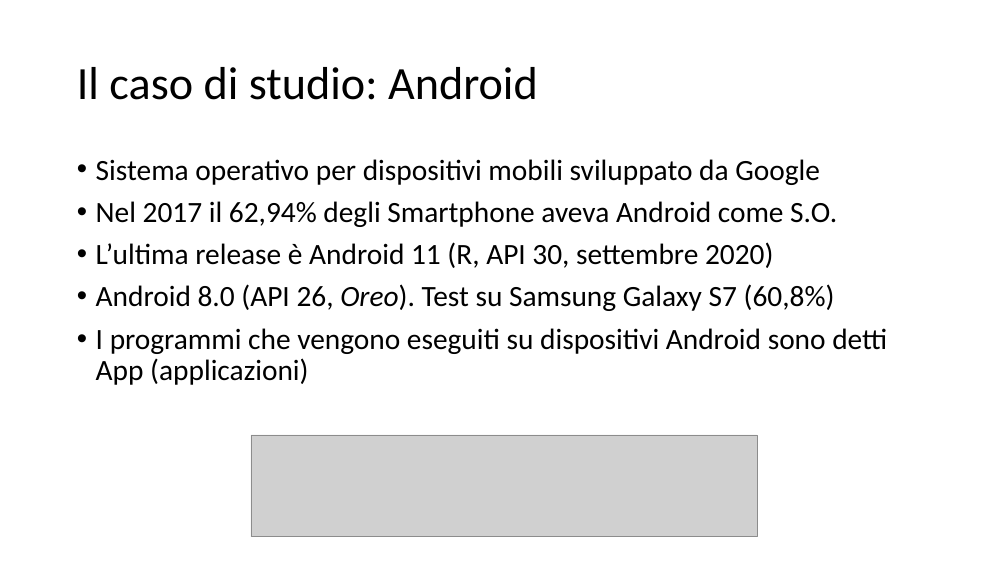
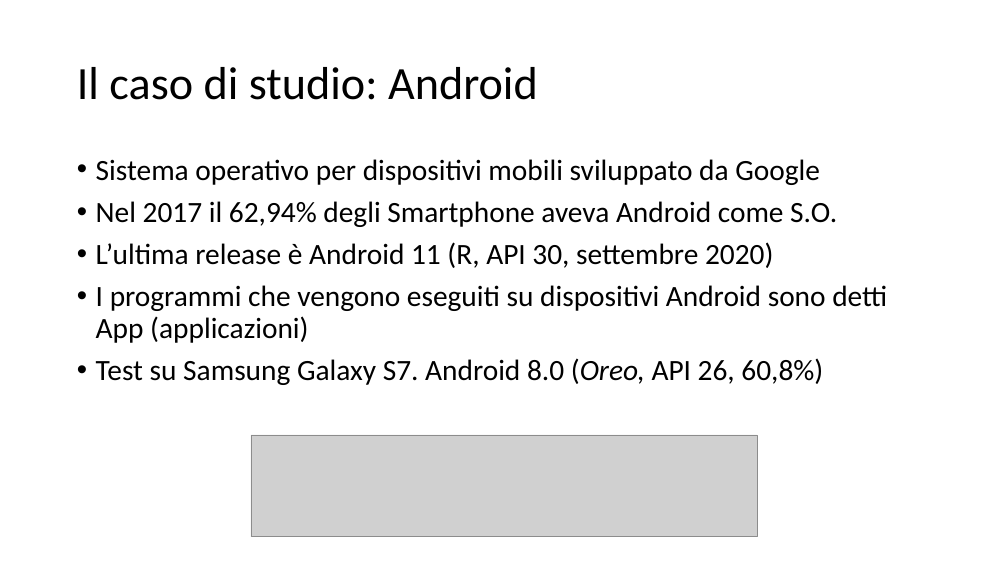
Before and after one commit to vinsan/TesiMagistrale, a slide deck: slide 4 of Le intercettazioni telefoniche in Android.odp. Drawn at 1008x567 pixels with LibreOffice and Linux fonts; fonts in the diff are those of the drawing; grey boxes stand for pictures. Boxes give left, top, right and bottom in pixels: in the first picture for what was removed or moved away, otherwise in the second. Text is boxed around its words. In the diff, an @@ line names an element or a change of style, - is before the commit and + after.

Commit message:
Presentazione_8_slide

```diff
--- a/Le intercettazioni telefoniche in Android.odp
+++ b/Le intercettazioni telefoniche in Android.odp
@@ text at box(96, 284, 835, 311): paragraph removed @@
-• Android 8.0 (API 26, Oreo). Test su Samsung Galaxy S7 (60,8%)
@@ text at box(96, 358, 823, 385): paragraph added @@
+• Test su Samsung Galaxy S7. Android 8.0 (Oreo, API 26, 60,8%)
```
Also in this commit, not shown: 3 other slides changed, 1 slide added.
